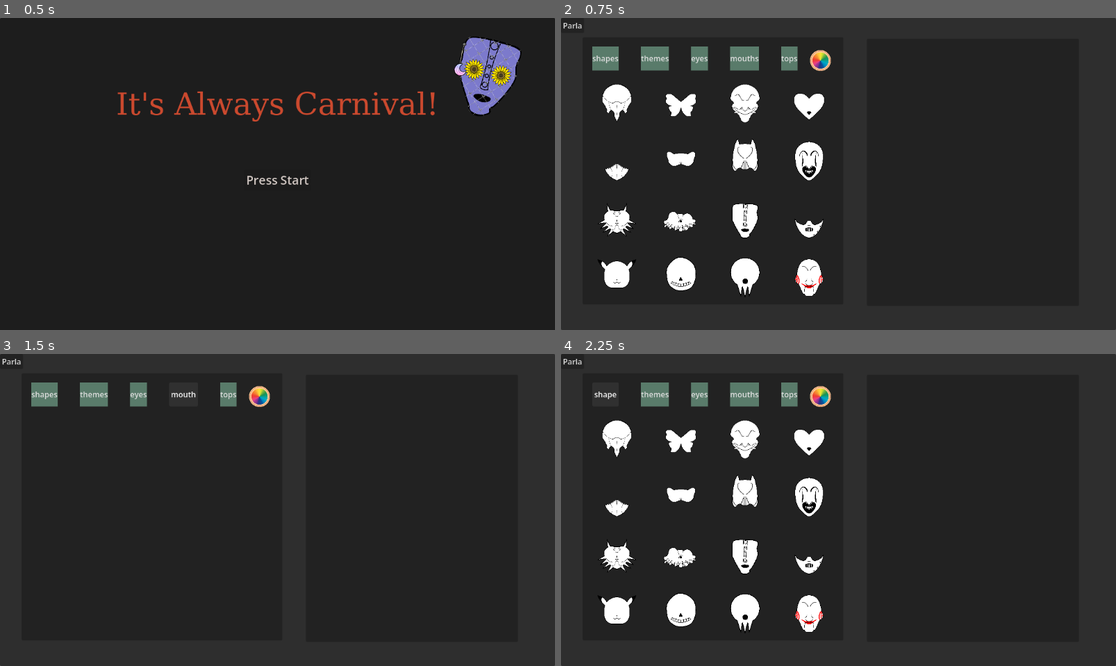
Above: before the commit, frames 1-4 (two rows, left to right).
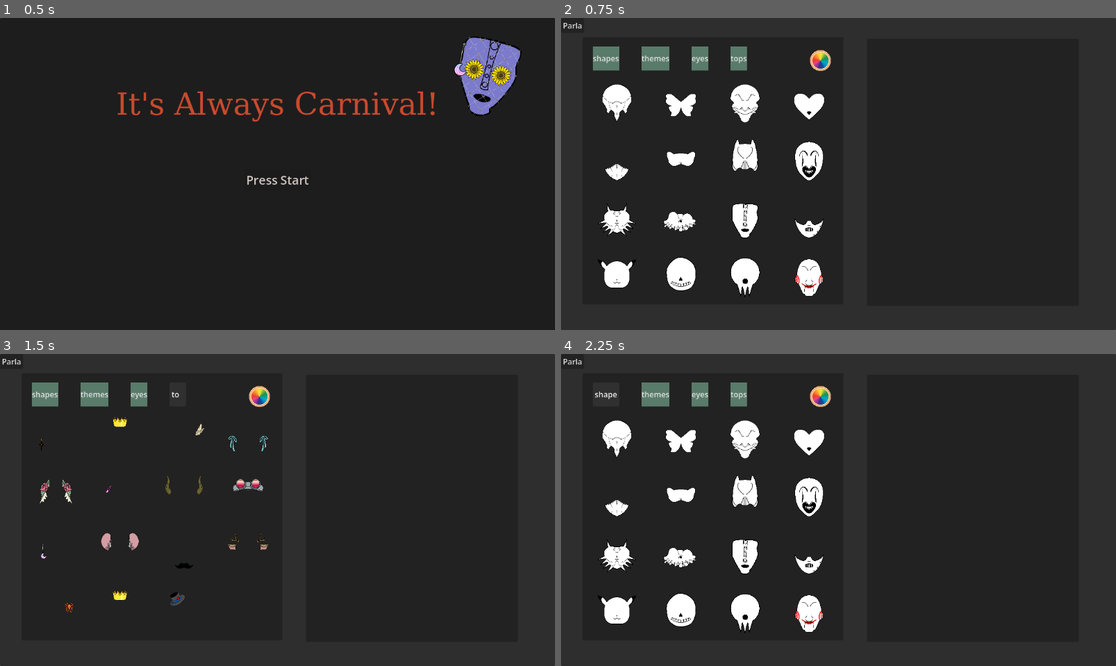
Above: after the commit, the same moments.

Repository: antvonio/globalGameJam2026
Game: Godot game, scene res://scenes/main_menu.tscn
Two runs of this game, one before a commit and one after it. Both use one fixed random seed, a clock stepped at 60 frames per second and the inputs below. This scene is started directly instead of the project's main scene.
Inputs (mouse positions are in pixels of both pictures, inside the frame that each line leads up to):
- Up to frame 1 (0.5 s): no input
- Up to frame 2 (0.75 s): click "Press Start" at 0.5 s
- Up to frame 3 (1.5 s): click (183, 394) at 1.25 s, where only the run before the commit has a clickable "mouths"
- Up to frame 4 (2.25 s): click "shapes" at 2 s

Frame 1 is identical in both runs. In frame 2, 0.6% of the frame differs, in the area x 5-43%, y 9-17%; in frame 3, 1.4%, in the area x 5-49%, y 9-83%; in frame 4, 0.6%.

Commit message:
Rimosso bottone mouths

Diff:
--- a/custom_classes/Inventory.gd
+++ b/custom_classes/Inventory.gd
@@ -6,7 +6,6 @@
 	"shapes": [],
 	"themes": [],
 	"eyes": [],
-	"mouths": [],
 	"tops": []
 }
 
--- a/scenes/ItemDB.gd
+++ b/scenes/ItemDB.gd
@@ -158,7 +158,7 @@
 	}
 ]
 
-#Top e themes
+#Tops
 const ACCESSORIES = [
 	{
 		"name": "Cross",
@@ -287,10 +287,5 @@
 		"name": "Stars",
 		"icon": preload("res://icons/themes/stars.png"),
 		"cost": 5,
-	},
-	{
-		"name": "Zebra",
-		"icon": preload("res://icons/themes/zebra.png"),
-		"cost": 5,
-	}
-]
+	}
+]
--- a/scenes/project.tscn
+++ b/scenes/project.tscn
@@ -162,23 +162,6 @@
 expand_mode = 1
 stretch_mode = 5
 
-[node name="Mouth" type="TextureRect" parent="Mask" unique_id=1427189730]
-custom_minimum_size = Vector2(400, 400)
-layout_mode = 1
-anchors_preset = 8
-anchor_left = 0.5
-anchor_top = 0.5
-anchor_right = 0.5
-anchor_bottom = 0.5
-offset_left = -40.5
-offset_top = -44.0
-offset_right = 49.5
-offset_bottom = 46.0
-grow_horizontal = 2
-grow_vertical = 2
-expand_mode = 1
-stretch_mode = 5
-
 [node name="Top" type="TextureRect" parent="Mask" unique_id=1193660658]
 custom_minimum_size = Vector2(400, 400)
 layout_mode = 1
--- a/scripts/MaskRenderer.gd
+++ b/scripts/MaskRenderer.gd
@@ -6,7 +6,6 @@
 @onready var shape: TextureRect = maskPanel.get_node("Shape")
 @onready var maskTheme: TextureRect = maskPanel.get_node("Theme")
 @onready var eyes: TextureRect = maskPanel.get_node("Eyes")
-@onready var mouth: TextureRect = maskPanel.get_node("Mouth")
 @onready var top: TextureRect = maskPanel.get_node("Top")
 
 
@@ -33,7 +32,5 @@
 			_apply_mask_to_theme()
 		"eyes":
 			eyes.texture = tex
-		"mouths":
-			mouth.texture = tex
 		"tops":
 			top.texture = tex
